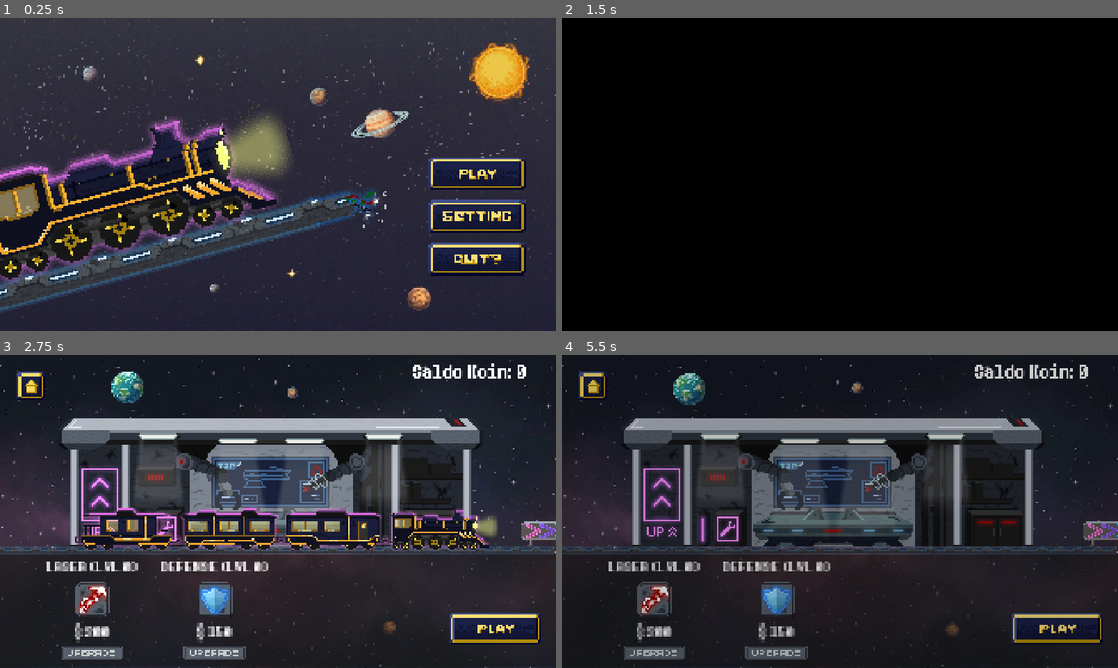
Above: before the commit, frames 1-4 (two rows, left to right).
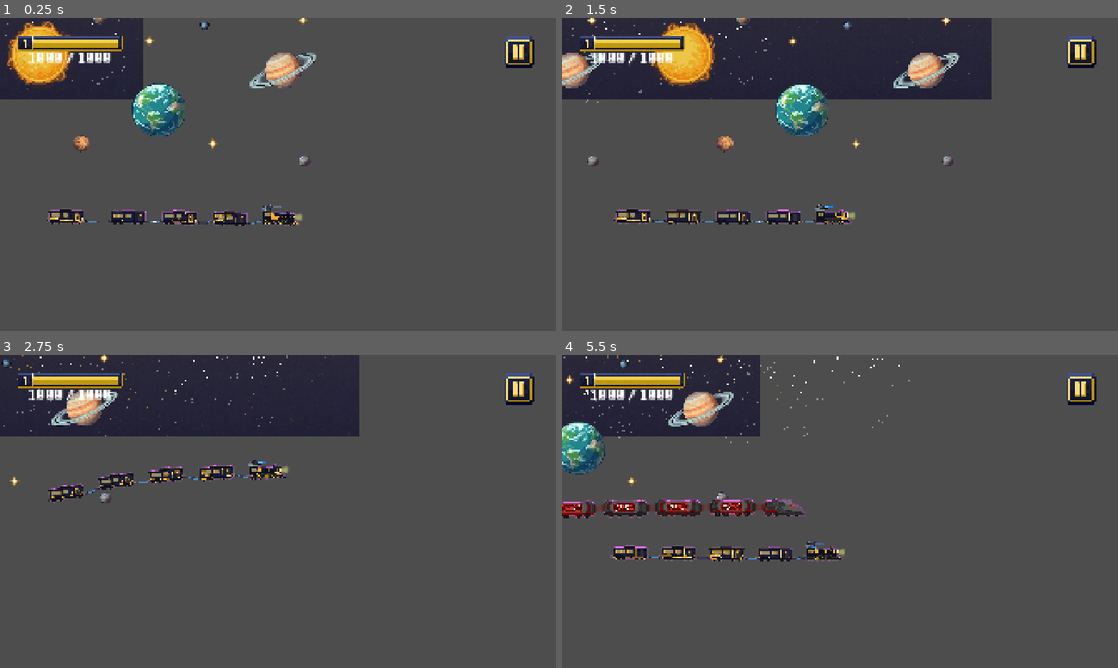
Above: after the commit, the same moments.

Repository: g3evorz/Gameseed-2026
Game: Godot game, scene res://Scenes/main.tscn
Same seed, same stepped clock (60 frames per second), same inputs: the game is played once before the commit and once after it. Before the commit the project starts from res://Scenes/Homescreen.tscn. The engine's default icon, where the game draws it, is replaced by a stand-in: a white triangle on a blue panel in a dark square. Sound files missing from this copy of the repository are replaced by a short silence.
Inputs (mouse positions are in pixels of both pictures, inside the frame that each line leads up to):
- Up to frame 1 (0.25 s): no input
- Up to frame 2 (1.5 s): click (1040, 174) at 0.52 s; click (1040, 174) at 1.27 s
- Up to frame 3 (2.75 s): move the mouse to (400, 495) at 2.02 s; hold Up (ui_up) from 2.03 s (still down); click (400, 495) at 2.17 s
- Up to frame 4 (5.5 s): release Up (ui_up) at 2.75 s; click (1056, 630) at 2.77 s; click (1056, 630) at 3.52 s; drag from (728, 527) to (812, 574) at 4.27 s; move the mouse to (895, 442) at 5.02 s; hold Down (ui_down) from 5.03 s (still down)

The runs differ from the first frame. In frame 1, 90% of the frame differs, in the area x 0-100%, y 0-100%; in frame 2, 100%; in frame 3, 82%; in frame 4, 92%.

Commit message:
Restructure assets and add damage system
Reorganize weapon assets into weapon-specific subdirectories for better organization. Implement damage mechanics for player train (Gerbong and Kepala) with health tracking. Update difficulty phases to hard only. Adjust gameplay parameters including camera zoom, spawn margins, and collision detection for rockets and pulse bullets.

Diff:
--- a/Data/Obstacle/laser.tres
+++ b/Data/Obstacle/laser.tres
@@ -6,7 +6,6 @@
 [resource]
 script = ExtResource("1_4r31s")
 obstacle_scene = ExtResource("1_nddwi")
-spawn_weight = 10.0
 spawn_behavior = 1
 extra_warning_duration = 0.0
 spawn_edge_margin = 0.0
--- a/Scenes/Components/Musuh/gerbong_musuh.tscn
+++ b/Scenes/Components/Musuh/gerbong_musuh.tscn
@@ -1,7 +1,6 @@
 [gd_scene format=3 uid="uid://dbkh6apanukm8"]
 
 [ext_resource type="Texture2D" uid="uid://duny4j0q7bu6n" path="res://Assets/Enemy Train/Gerbong Plasma/1.png" id="1_kriox"]
-[ext_resource type="PackedScene" uid="uid://8nceytgwwcui" path="res://Scenes/Components/Kereta/coupler.tscn" id="2_3qj86"]
 [ext_resource type="Texture2D" uid="uid://b2hyykci4x3rw" path="res://Assets/Enemy Train/Gerbong Plasma/2.png" id="2_xysaw"]
 [ext_resource type="Texture2D" uid="uid://bw7p635gesqbo" path="res://Assets/Enemy Train/Gerbong Plasma/3.png" id="3_yes7a"]
 [ext_resource type="Texture2D" uid="uid://cxqnvs1ye77jg" path="res://Assets/Enemy Train/Gerbong Plasma/4.png" id="4_1s1rn"]
@@ -50,8 +49,4 @@
 position = Vector2(116.00001, -92)
 scale = Vector2(0.49420846, 1.6842107)
 
-[node name="Coupler" parent="." unique_id=164977633 instance=ExtResource("2_3qj86")]
-position = Vector2(54, 1)
-scale = Vector2(1.0087036, 1)
-
 [node name="Gerbong" type="Node2D" parent="." unique_id=155161926]
--- a/Scenes/Components/Musuh/kereta.tscn
+++ b/Scenes/Components/Musuh/kereta.tscn
@@ -13,7 +13,7 @@
 [node name="Kepala" parent="." unique_id=1780252134 groups=["Player"] instance=ExtResource("1_2wmvs")]
 
 [node name="KumpulanGerbong" type="Node2D" parent="." unique_id=399389016]
-position = Vector2(-280, 0)
+position = Vector2(-140, -3)
 
 [node name="Gerbong1" parent="KumpulanGerbong" unique_id=2090834745 instance=ExtResource("3_k3j8q")]
 
--- a/Scenes/Components/Weapon/Musuh/Laser/Satelite.tscn
+++ b/Scenes/Components/Weapon/Musuh/Laser/Satelite.tscn
@@ -1,11 +1,10 @@
 [gd_scene format=3 uid="uid://dl5o2mi43t85q"]
 
-[ext_resource type="Texture2D" uid="uid://ctwgif71msapi" path="res://Assets/Enemy/Weapon/Laser/Satelit.png" id="1_hjxpo"]
+[ext_resource type="Texture2D" uid="uid://ctwgif71msapi" path="res://Assets/Enemy Train/Weapon/Laser/Satelit.png" id="1_hjxpo"]
 [ext_resource type="Script" uid="uid://chuixbdylxvpu" path="res://Script/Weapon/Musuh/laser.gd" id="1_jf0rq"]
 [ext_resource type="PackedScene" uid="uid://sgvpha3ornh3" path="res://Scenes/Components/Weapon/Musuh/Laser/laserBeam.tscn" id="2_qlvml"]
 
 [node name="Satelite" type="Node2D" unique_id=183153272]
-scale = Vector2(3, 3)
 script = ExtResource("1_jf0rq")
 bullet_scene = ExtResource("2_qlvml")
 
--- a/Scenes/Components/Weapon/Musuh/Laser/laserBeam.tscn
+++ b/Scenes/Components/Weapon/Musuh/Laser/laserBeam.tscn
@@ -1,6 +1,6 @@
 [gd_scene format=3 uid="uid://sgvpha3ornh3"]
 
-[ext_resource type="Texture2D" uid="uid://c65jnrcoovfgx" path="res://Assets/Enemy/Weapon/Laser/Main.png" id="1_7oksn"]
+[ext_resource type="Texture2D" uid="uid://c65jnrcoovfgx" path="res://Assets/Enemy Train/Weapon/Laser/Main.png" id="1_7oksn"]
 [ext_resource type="Script" uid="uid://lf3x2jbh43df" path="res://Script/Weapon/Pulse/pulseBullet.gd" id="1_f3ma1"]
 
 [sub_resource type="RectangleShape2D" id="RectangleShape2D_2wrmy"]
--- a/Scenes/Components/Weapon/Musuh/rocket.tscn
+++ b/Scenes/Components/Weapon/Musuh/rocket.tscn
@@ -2,25 +2,30 @@
 
 [ext_resource type="Texture2D" uid="uid://c7b1a0a2yu4by" path="res://icon.svg" id="1_7cxqh"]
 [ext_resource type="Script" uid="uid://bfs673vj815m8" path="res://Script/Weapon/Musuh/rocket.gd" id="1_v0csw"]
+[ext_resource type="Texture2D" uid="uid://ljc5g3sijjfi" path="res://Assets/Enemy Train/Weapon/Rocket/Rocket.png" id="3_1ny4c"]
 
 [sub_resource type="RectangleShape2D" id="RectangleShape2D_v0csw"]
+size = Vector2(2.5006943, 4.824729)
 
 [node name="Rocket" type="Area2D" unique_id=139320472]
 collision_layer = 2
 script = ExtResource("1_v0csw")
 
 [node name="WarningSprite" type="Sprite2D" parent="." unique_id=1840057059]
+position = Vector2(-200, 0)
+scale = Vector2(0.3, 0.3)
 texture = ExtResource("1_7cxqh")
-offset = Vector2(-300, 0)
 
 [node name="RocketSprite" type="Sprite2D" parent="." unique_id=2034819980]
-position = Vector2(179.19989, 0.25501633)
-scale = Vector2(2.7999983, 0.62898463)
-texture = ExtResource("1_7cxqh")
+scale = Vector2(2.3291438, 2.280131)
+texture = ExtResource("3_1ny4c")
 
 [node name="CollisionShape2D" type="CollisionShape2D" parent="." unique_id=2066472482]
-position = Vector2(179.19989, 0.2550163)
-scale = Vector2(15.84438, 3.108983)
+scale = Vector2(18.451921, 3.5444443)
 shape = SubResource("RectangleShape2D_v0csw")
 
+[node name="VisibleOnScreenNotifier2D" type="VisibleOnScreenNotifier2D" parent="." unique_id=1288769367]
+position = Vector2(83, 2)
+
 [connection signal="body_entered" from="." to="." method="_on_body_entered"]
+[connection signal="screen_exited" from="VisibleOnScreenNotifier2D" to="." method="_on_visible_on_screen_notifier_2d_screen_exited"]
--- a/Scenes/Components/Weapon/Pulse/pulseBody.tscn
+++ b/Scenes/Components/Weapon/Pulse/pulseBody.tscn
@@ -2,9 +2,9 @@
 
 [ext_resource type="Script" uid="uid://w360yirgsaq0" path="res://Script/Weapon/Pulse/pulseBody.gd" id="1_lgxuk"]
 [ext_resource type="PackedScene" uid="uid://b2434knylnpe6" path="res://Scenes/Components/Weapon/Pulse/pulse_bullet.tscn" id="2_1ll14"]
-[ext_resource type="Texture2D" uid="uid://crxc5w7rs0r7k" path="res://Assets/Player Train/Turret-bawah.png" id="3_33y3h"]
-[ext_resource type="PackedScene" path="res://Scenes/Components/radarArea.tscn" id="4_1ll14"]
-[ext_resource type="Texture2D" uid="uid://c1is3gj5v6mbr" path="res://Assets/Player Train/Turret.png" id="4_jfhc6"]
+[ext_resource type="Texture2D" uid="uid://crxc5w7rs0r7k" path="res://Assets/Player Train/Weapon/Pulse Body/Turret-bawah.png" id="3_33y3h"]
+[ext_resource type="PackedScene" uid="uid://bsgk5fq18supq" path="res://Scenes/Components/radarArea.tscn" id="4_1ll14"]
+[ext_resource type="Texture2D" uid="uid://c1is3gj5v6mbr" path="res://Assets/Player Train/Weapon/Pulse Body/Turret.png" id="4_jfhc6"]
 
 [node name="PulseBody" type="Node2D" unique_id=1654954871]
 script = ExtResource("1_lgxuk")
--- a/Scenes/Components/Weapon/Pulse/pulse_bullet.tscn
+++ b/Scenes/Components/Weapon/Pulse/pulse_bullet.tscn
@@ -1,7 +1,7 @@
 [gd_scene format=3 uid="uid://b2434knylnpe6"]
 
 [ext_resource type="Script" uid="uid://lf3x2jbh43df" path="res://Script/Weapon/Pulse/pulseBullet.gd" id="1_ng0jn"]
-[ext_resource type="Texture2D" uid="uid://bjqmutlvg887t" path="res://Assets/Laser/Warped shooting fx files/Assets/Pixelart/charged/sprites/charged5.png" id="2_voauv"]
+[ext_resource type="Texture2D" uid="uid://sjy2tfl3n17q" path="res://Assets/Player Train/Weapon/Pulse Bullet/Main.png" id="2_ng0jn"]
 
 [sub_resource type="RectangleShape2D" id="RectangleShape2D_5w2sr"]
 
@@ -18,4 +18,5 @@
 collision_mask = 4
 
 [node name="Sprite2D" type="Sprite2D" parent="." unique_id=165877115]
-texture = ExtResource("2_voauv")
+position = Vector2(0, -1)
+texture = ExtResource("2_ng0jn")
--- a/Scenes/autoload/game_manager.tscn
+++ b/Scenes/autoload/game_manager.tscn
@@ -2,10 +2,8 @@
 
 [ext_resource type="Script" uid="uid://c43l2tgw5vtty" path="res://Script/autoload/GameManager.gd" id="1_0plnt"]
 [ext_resource type="Script" uid="uid://bwbhc3np6qbq5" path="res://Script/Configuration/Difficulty_config.gd" id="2_4i8gt"]
-[ext_resource type="Resource" uid="uid://7avancjj5v0" path="res://Data/Difficulty/easy_difficulty.tres" id="3_4i8gt"]
 [ext_resource type="Resource" uid="uid://bdhucb6u023mc" path="res://Data/Difficulty/hard_difficulty.tres" id="4_d8g8p"]
-[ext_resource type="Resource" uid="uid://bl1glh6yqcqdg" path="res://Data/Difficulty/medium_difficulty.tres" id="4_rhy28"]
 
 [node name="GameManager" type="Node2D" unique_id=1564804882]
 script = ExtResource("1_0plnt")
-difficulty_phases = Array[ExtResource("2_4i8gt")]([ExtResource("3_4i8gt"), ExtResource("4_rhy28"), ExtResource("4_d8g8p")])
+difficulty_phases = Array[ExtResource("2_4i8gt")]([ExtResource("4_d8g8p")])
--- a/Scenes/enemy.tscn
+++ b/Scenes/enemy.tscn
@@ -53,6 +53,10 @@
 [node name="Gerbong_musuh" parent="Kumpulan Gerbong" unique_id=801158437 instance=ExtResource("3_afpow")]
 position = Vector2(-189, 4)
 
+[node name="Sprite2D" parent="Kumpulan Gerbong/Gerbong_musuh" index="0" unique_id=1794841442]
+frame = 5
+frame_progress = 0.9466124
+
 [node name="Gerbong_musuh2" parent="Kumpulan Gerbong" unique_id=1694006447 instance=ExtResource("3_afpow")]
 position = Vector2(-315, 5)
 
@@ -61,3 +65,8 @@
 
 [node name="Gerbong_musuh4" parent="Kumpulan Gerbong" unique_id=783311124 instance=ExtResource("3_afpow")]
 position = Vector2(-563, 8)
+
+[editable path="Kumpulan Gerbong/Gerbong_musuh"]
+[editable path="Kumpulan Gerbong/Gerbong_musuh2"]
+[editable path="Kumpulan Gerbong/Gerbong_musuh3"]
+[editable path="Kumpulan Gerbong/Gerbong_musuh4"]
--- a/Scenes/main.tscn
+++ b/Scenes/main.tscn
@@ -32,7 +32,8 @@
 [node name="EnemyWeaponSpawner" type="Node" parent="." unique_id=1565456601]
 script = ExtResource("3_344ge")
 possible_obstacles = Array[ExtResource("3_hptm8")]([ExtResource("4_d1ilt"), ExtResource("5_k12tt")])
-vertical_spawn_margin_min = 200.0
+vertical_spawn_margin_min = 0.0
+vertical_spawn_margin_max = 200.0
 
 [node name="ParallaxGalaxy" type="Parallax2D" parent="." unique_id=1313303119]
 scroll_scale = Vector2(0.1, 0.1)
@@ -60,21 +61,26 @@
 texture = ExtResource("8_fevyy")
 
 [node name="Enemy" parent="." unique_id=811008233 groups=["Enemy"] instance=ExtResource("2_21xkr")]
-position = Vector2(319.99997, -313.00003)
+position = Vector2(-29.99997, -136.00002)
 scale = Vector2(1.25, 1.25)
 
-[node name="Kereta" parent="." unique_id=1640051749 groups=["Player"] instance=ExtResource("1_bo1nx")]
-position = Vector2(441, -39)
+[node name="Kereta" parent="." unique_id=1640051749 instance=ExtResource("1_bo1nx")]
+position = Vector2(0, -30)
 scene_gerbong = ExtResource("3_kry3j")
 
-[node name="Camera2D" parent="Kereta/Kepala" parent_id_path=PackedInt32Array(1640051749, 1780252134) index="0" unique_id=1503878241]
-position = Vector2(-129, -174.68)
+[node name="Kepala" parent="Kereta" index="0" unique_id=1780252134]
+position = Vector2(3, 2)
+
+[node name="Camera2D" parent="Kereta/Kepala" index="0" unique_id=1503878241]
+position = Vector2(-110, -132.99998)
+zoom = Vector2(1.2, 1.2)
 
 [node name="KumpulanGerbong" parent="Kereta" index="1" unique_id=399389016]
 position = Vector2(-134, 0)
 
 [node name="World" parent="." unique_id=1368948942 instance=ExtResource("2_8gbba")]
-position = Vector2(3, 0)
+
+[node name="GroundLevelRef" type="Marker2D" parent="World" unique_id=1460181134 groups=["GroundReference"]]
 
 [node name="LevelsSpawner" parent="." unique_id=429419869 node_paths=PackedStringArray("player") instance=ExtResource("4_jjvhh")]
 position = Vector2(2243, 0)
@@ -262,6 +268,5 @@
 [connection signal="pressed" from="CanvasLayer/MarginContainer/PauseButton" to="." method="_on_pause_button_pressed"]
 [connection signal="konfirmasi_ya" from="CanvasLayer/ConfirmationPanel" to="." method="_on_confirmation_panel_konfirmasi_ya"]
 
-[editable path="Enemy"]
 [editable path="Kereta"]
 [editable path="Kereta/Kepala"]
--- a/Script/Kereta/Gerbong.gd
+++ b/Script/Kereta/Gerbong.gd
@@ -22,6 +22,8 @@
 @export var BATAS_MAKSIMUM_COUPLER = 35.0
 @export var BATAS_MINIMUM_COUPLER = 12.5
 @export var LEBAR_ASLI_GAMBAR_HIDROLIK = 110.0
+
+@export var MAX_HP : float = 200.0
 
 # BATAS EKSTREM GERBONG HANCUR
 @export var BATAS_HANCUR = 1500.0
@@ -192,5 +194,17 @@
 			if global_position.y - node_target.global_position.y > BATAS_EKSTRIM_Y:
 				putus_sambungan()
 
+func take_damage(jumlah_damage: int):
+	if GameManager.status_sekarang != GameManager.GameState.BERMAIN:
+		return
+
+	var current_health = MAX_HP
+
+	current_health -= jumlah_damage
+
+	if current_health <= 0:
+		current_health = 0
+		hancur()
+
 func hancur():
 	queue_free()
--- a/Script/Kereta/kepala.gd
+++ b/Script/Kereta/kepala.gd
@@ -1,7 +1,7 @@
 extends CharacterBody2D
 
 # --- Konfigurasi Pergerakan ---
-@export var JUMP_VELOCITY = -1000.0
+@export var JUMP_VELOCITY = -670.0
 
 var is_dead: bool = false
 
@@ -74,6 +74,12 @@
 	# 5. Eksekusi pergerakan fisika
 	move_and_slide()
 
+func take_damage(jumlah_damage: int):
+	if GameManager.status_sekarang != GameManager.GameState.BERMAIN:
+		return
+
+	get_parent().take_damage(jumlah_damage)
+
 # Fungsi untuk menghentikan laju kereta saat Game Over
 func mati():
 	is_dead = true
--- a/Script/Kereta/kereta.gd
+++ b/Script/Kereta/kereta.gd
@@ -3,12 +3,11 @@
 @onready var kepala_kereta = $Kepala
 @onready var sprite_kepala = $Kepala/Sprite2D
 @onready var kumpulan_gerbong = $KumpulanGerbong
-@onready var label_jumlah_gerbong = $CanvasLayer/MarginContainer/LabelJumlahGerbong
 
 @onready var health_bar = $CanvasLayer/MarginContainer/HealthBar
 @onready var label_hp_angka = $CanvasLayer/MarginContainer/HealthBar/Label # Sesuaikan path ini!
 
-@export var JARAK_PIKSEL_ANTAR_GERBONG = 350.0
+@export var JARAK_PIKSEL_ANTAR_GERBONG = 200.0
 @export var KEKAKUAN_DASAR = 15.0
 @export var FAKTOR_AWAL = 0.95
 @export var FAKTOR_PELURUHAN = 0.8
@@ -126,8 +125,6 @@
 
 	jumlah_gerbong_sebelumnya = jumlah_aktif
 
-	if label_jumlah_gerbong:
-		label_jumlah_gerbong.text = "HP: " + str(current_health) + " | Gerbong: " + str(jumlah_aktif)
 
 func update_ui_kesehatan():
 	if is_instance_valid(health_bar):
--- a/Script/System/EnemyWeapon_spawner.gd
+++ b/Script/System/EnemyWeapon_spawner.gd
@@ -111,9 +111,15 @@
 	var visible_rect_size = cam.get_viewport_rect().size / cam.zoom
 	var camera_top = screen_center_y - (visible_rect_size.y / 2.0)
 	var camera_bottom = screen_center_y + (visible_rect_size.y / 2.0)
-	#	I Also confused about the min and max track_y, this all happend because godot "weird" coordinate system
+
+	# I Also confused about the min and max track_y, this all happend because godot "weird" coordinate system
 	var min_track_y = camera_top + vertical_spawn_margin_max
-	var max_track_y = camera_bottom - vertical_spawn_margin_min
+	var dynamic_ground_y = _get_dynamic_ground_y()
+
+	# Bandingkan batas bawah kamera dengan lantai, ambil yang posisinya lebih tinggi
+	var lowest_valid_y = min(camera_bottom, dynamic_ground_y)
+	var max_track_y = lowest_valid_y - vertical_spawn_margin_min
+
 	var inaccuracy = current_difficulty.targeting_inaccuracy
 
 	print("Screen Center : ", screen_center_y)
@@ -156,7 +162,7 @@
 		)
 
 	elif instance.has_method("setup_dynamic_laser"):
-		var candidate_y = _find_largest_gap_center(min_track_y, max_track_y)
+		var candidate_y = randf_range(min_track_y, max_track_y)
 		var target_y = _finalize_target_y(candidate_y, min_track_y, max_track_y, travel_time)
 
 		var start_y: float
@@ -251,6 +257,37 @@
 	var gap = _largest_gap(bounds)
 	return clamp((gap.start + gap.end) / 2.0, min_track_y, max_track_y)
 
+
+# Maybe needed it later
+
+#func _find_random_in_largest_gap(min_track_y: float, max_track_y: float) -> float:
+	#var bounds = _get_sorted_zone_bounds(min_track_y, max_track_y)
+	#var gap = _largest_gap(bounds)
+#
+	## Beri bantalan (padding) agar posisi acak tidak terlalu menempel ke tepi batas
+	#var padding = forbidden_zone_radius * 0.8
+	#var safe_start = gap.start + padding
+	#var safe_end = gap.end - padding
+#
+	## Jika celah yang tersisa ternyata cukup sempit, kembalikan ke nilai tengah saja
+	#if safe_start >= safe_end:
+		#return (gap.start + gap.end) / 2.0
+#
+	## Pilih titik secara acak di dalam celah aman tersebut
+	#return randf_range(safe_start, safe_end)
+
+func _get_dynamic_ground_y() -> float:
+	# Cari node penanda yang sudah kita masukkan ke grup
+	var ground_node = get_tree().get_first_node_in_group("GroundReference") as Marker2D
+
+	if ground_node != null:
+		return ground_node.global_position.y
+
+	# Fallback aman jika kamu lupa menaruh node-nya di scene
+	push_warning("GroundReference tidak ditemukan! Menggunakan batas bawah kamera.")
+	var cam = get_viewport().get_camera_2d()
+	return cam.get_screen_center_position().y + (cam.get_viewport_rect().size.y / 2.0 / cam.zoom.y)
+
 func _finalize_target_y(candidate_y: float, min_track_y: float, max_track_y: float, extra_travel_time: float) -> float:
 	var resolved = _resolve_safe_target_y(candidate_y, min_track_y, max_track_y)
 	if resolved == null:
--- a/Script/System/LevelSpawner.gd
+++ b/Script/System/LevelSpawner.gd
@@ -19,7 +19,7 @@
 	# Logika untuk menelurkan (spawn) objek
 	_time_passed += delta
 	if _time_passed >= spawn_interval:
-		_spawn_item()
+		#_spawn_item()
 		_time_passed = 0.0
 
 func _spawn_item() -> void:
--- a/Script/Weapon/Musuh/laser.gd
+++ b/Script/Weapon/Musuh/laser.gd
@@ -104,6 +104,9 @@
 	current_state = new_state
 	_time_passed = 0.0 # Reset waktu untuk memastikan sinkronisasi tiap pergantian state
 
+	print("Position : ", 	_start_position)
+	print("Target : ", _target_position)
+
 	match current_state:
 		State.ENGAGING:
 			warning_indicator.hide()
--- a/Script/Weapon/Musuh/rocket.gd
+++ b/Script/Weapon/Musuh/rocket.gd
@@ -79,11 +79,10 @@
 func _on_body_entered(body: Node2D) -> void:
 	if body.is_in_group("Player"):
 
-		if body.has_method("take_damage"):
+		if body.has_method("take_damage") :
 			body.take_damage(damage_tabrakan)
-		#
-		#elif body.get_parent() and body.get_parent().has_method("terima_damage"):
-			#body.get_parent().terima_damage(damage_tabrakan)
+		elif body.get_parent() and body.get_parent().has_method("take_damage"):
+			body.get_parent().take_damage(damage_tabrakan)
 
 		GameManager.terapkan_efek_ram(kekuatan_slow)
 
--- a/Script/Weapon/Pulse/pulseBullet.gd
+++ b/Script/Weapon/Pulse/pulseBullet.gd
@@ -77,6 +77,6 @@
 		if hit_target:
 			if hit_target.has_method("take_damage"):
 				hit_target.take_damage(_current_damage)
-			elif hit_target.get_parent().is_in_group("Player") and hit_target.get_parent().has_method("take_damage"):
+			elif hit_target.is_in_group("Player") and hit_target.has_method("take_damage"):
 				hit_target.get_parent().take_damage(_current_damage)
 				GameManager.terapkan_efek_ram(kekuatan_slow)
--- a/Script/autoload/GameManager.gd
+++ b/Script/autoload/GameManager.gd
@@ -10,7 +10,7 @@
 
 # Hit and Stop
 @export var HIT_STOP_DURATION: float = 0.8  # Durasi game freeze (dalam detik)
-@export var RECOVERY_ACCELERATION: float = 500.0
+@export var RECOVERY_ACCELERATION: float = 300.0
 @export var RAM_COOLDOWN: float = 0.95
 
 var is_hit_stopping: bool = false
@@ -77,7 +77,6 @@
 			if current_difficulty != phase:
 				current_difficulty = phase
 				difficulty_increased.emit(current_difficulty)
-				print("Difficulty Upgraded at ratio: ", current_ratio)
 			break
 
 func terapkan_efek_ram(efek_slow_percent: float):
--- a/Script/camera.gd
+++ b/Script/camera.gd
@@ -2,11 +2,11 @@
 
 @export_group("Dynamic Offset")
 @export var default_offset_x: float = 0.0
-@export var max_lag_offset_x: float = 1000.0
+@export var max_lag_offset_x: float = 500.0
 
 @export_group("Dynamic Zoom")
-@export var default_zoom: Vector2 = Vector2(0.6, 0.6)
-@export var max_fast_zoom: Vector2 = Vector2(0.4, 0.4)
+@export var default_zoom: Vector2 = Vector2(1.2, 1.2)
+@export var max_fast_zoom: Vector2 = Vector2(0.95, 0.95)
 
 @export_group("Smoothing Dynamics")
 @export var max_smoothing: float = 8.0
--- a/Script/enemy.gd
+++ b/Script/enemy.gd
@@ -34,7 +34,7 @@
 
 var _entrance_start_x: float
 
-@export var overtake_offset: float = 700.
+@export var overtake_offset: float = 400.0
 
 # ---  Variable @onready ---
 
--- a/Script/obstacle.gd
+++ b/Script/obstacle.gd
@@ -20,6 +20,7 @@
 func _on_body_entered(body):
 	if body.is_in_group("Player"):
 		var kereta = body.get_parent() # Mengambil node KeretaManager
+
 		# --- CEK GHOST MODE DI SINI ---
 		if kereta and "is_invincible" in kereta and kereta.is_invincible:
 			print("Kereta transparan menembus rintangan!")
--- a/project.godot
+++ b/project.godot
@@ -11,7 +11,7 @@
 [application]
 
 config/name="GAMESEED-2026"
-run/main_scene="uid://ceaifoo0dwpbd"
+run/main_scene="uid://dcol80whnldwb"
 config/features=PackedStringArray("4.6", "GL Compatibility")
 config/icon="res://icon.svg"
 
@@ -39,6 +39,7 @@
 
 Player=""
 Enemy=""
+GroundReference=""
 
 [input]
 
Renamed: Assets/Enemy/Weapon/Laser/Blast - Target.png -> Assets/Enemy Train/Weapon/Laser/Blast - Target.png
Not shown, changed: Assets/Enemy Train/Weapon/Laser/Blast - Target.png.import
Renamed: Assets/Enemy/Weapon/Laser/First Blast.png -> Assets/Enemy Train/Weapon/Laser/First Blast.png
Not shown, changed: Assets/Enemy Train/Weapon/Laser/First Blast.png.import
Renamed: Assets/Enemy/Weapon/Laser/Main.png -> Assets/Enemy Train/Weapon/Laser/Main.png
Not shown, changed: Assets/Enemy Train/Weapon/Laser/Main.png.import
Renamed: Assets/Enemy/Weapon/Laser/Satelit.png -> Assets/Enemy Train/Weapon/Laser/Satelit.png
Not shown, added: Assets/Enemy Train/Weapon/Laser/Satelit.png.import
Renamed: Assets/Enemy/Weapon/Laser/Ujung - NULL.png -> Assets/Enemy Train/Weapon/Laser/Ujung - NULL.png
Not shown, added: Assets/Enemy Train/Weapon/Laser/Ujung - NULL.png.import
Binary file added: Assets/Enemy Train/Weapon/Rocket/Rocket.png
Not shown, added: Assets/Enemy Train/Weapon/Rocket/Rocket.png.import
(and 12 more such lines)
